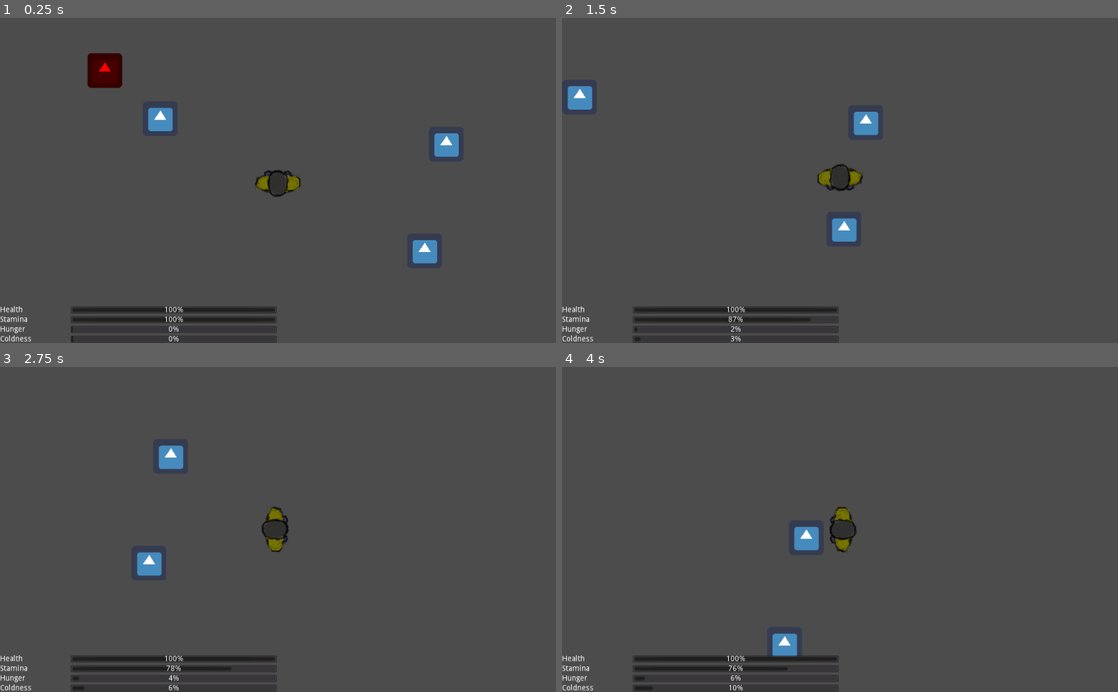
Above: before the commit, frames 1-4 (two rows, left to right).
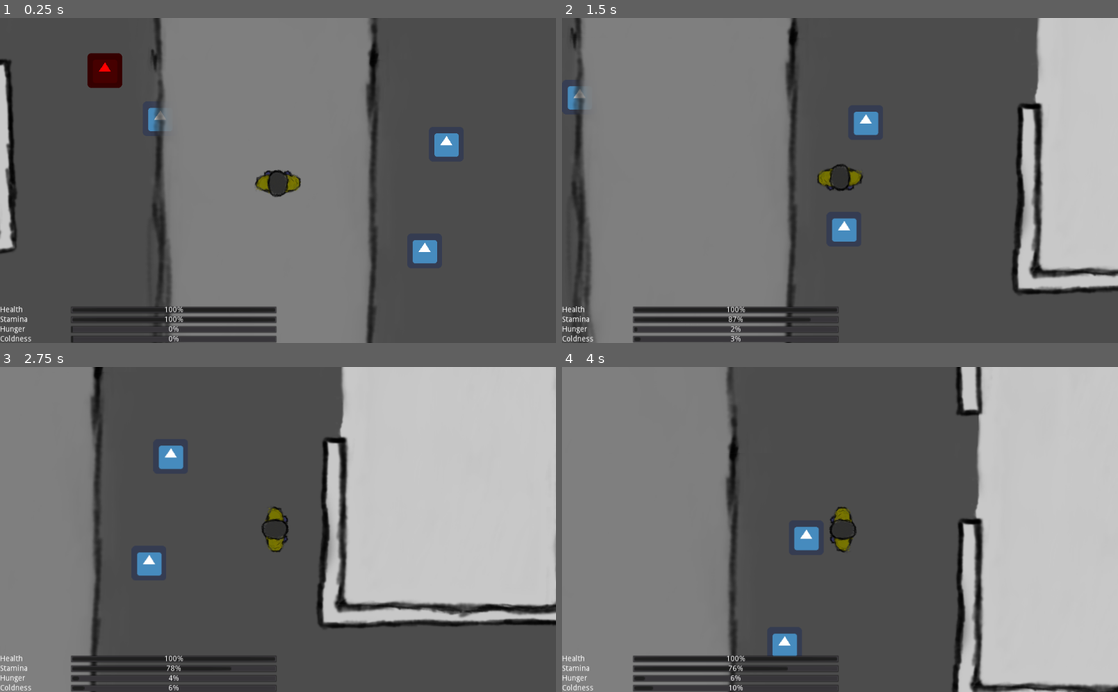
Above: after the commit, the same moments.

Repository: MilanVasko/ludum-dare-50
Game: Godot game, scene res://ingame/ingame.tscn
Same seed, same stepped clock (60 frames per second), same inputs: the game is played once before the commit and once after it. The engine's default icon, where the game draws it, is replaced by a stand-in: a white triangle on a blue panel in a dark square.
Inputs:
- Up to frame 1 (0.25 s): no input
- Up to frame 2 (1.5 s): tap Enter at 0.5 s; hold D (right) 0.53-1.28 s; hold Shift (run) 0.53-1.28 s; hold S (down) from 1.28 s (still down); tap E (use) at 1.35 s
- Up to frame 3 (2.75 s): tap Space at 2 s; release S (down) at 2.03 s; hold D (right) from 2.03 s (still down); hold Shift (run) from 2.03 s (still down)
- Up to frame 4 (4 s): release D (right) at 2.78 s; release Shift (run) at 2.78 s; hold W (up) 2.78-3.53 s; tap E (use) at 2.85 s; hold A (left) from 3.53 s (still down); hold Shift (run) from 3.53 s (still down)

The runs differ from the first frame. In frame 1, 37% of the frame differs, in the area x 0-69%, y 0-100%; in frame 2, 50%; in frame 3, 49%; in frame 4, 56%, in the area x 0-100%, y 0-100%.

Commit message:
A lot of debris + roads

Diff:
--- a/building/building.tscn
+++ b/building/building.tscn
@@ -1,50 +1,53 @@
-[gd_scene load_steps=10 format=2]
+[gd_scene load_steps=11 format=2]
 
-[ext_resource path="res://icon.png" type="Texture" id=1]
+[ext_resource path="res://building/building.png" type="Texture" id=1]
 [ext_resource path="res://warm_area/warm_area.tscn" type="PackedScene" id=2]
 [ext_resource path="res://building/building.gd" type="Script" id=3]
 [ext_resource path="res://food/spawn_point.tscn" type="PackedScene" id=4]
 [ext_resource path="res://radio/spawn_point.tscn" type="PackedScene" id=5]
 
 [sub_resource type="RectangleShape2D" id=1]
-extents = Vector2( 420, 5 )
+extents = Vector2( 420, 20.5 )
 
 [sub_resource type="RectangleShape2D" id=2]
-extents = Vector2( 186.25, 5 )
+extents = Vector2( 164.625, 22 )
 
 [sub_resource type="RectangleShape2D" id=3]
-extents = Vector2( 162, 5 )
+extents = Vector2( 171, 22 )
 
 [sub_resource type="RectangleShape2D" id=4]
-extents = Vector2( 5, 203.25 )
+extents = Vector2( 20.5, 242.5 )
+
+[sub_resource type="RectangleShape2D" id=5]
+extents = Vector2( 20.5, 231.5 )
 
 [node name="Building" type="StaticBody2D"]
 script = ExtResource( 3 )
 
 [node name="Sprite" type="Sprite" parent="."]
 modulate = Color( 0.788235, 0.788235, 0.788235, 1 )
-scale = Vector2( 13.08, 6.407 )
+position = Vector2( -4, -2 )
 texture = ExtResource( 1 )
 
 [node name="CollisionShape2D" type="CollisionShape2D" parent="."]
-position = Vector2( 0, -200 )
+position = Vector2( 0, -215.5 )
 shape = SubResource( 1 )
 
 [node name="CollisionShape2D2" type="CollisionShape2D" parent="."]
-position = Vector2( -234, 200 )
+position = Vector2( -255.625, 227 )
 shape = SubResource( 2 )
 
 [node name="CollisionShape2D3" type="CollisionShape2D" parent="."]
-position = Vector2( 255, 200 )
+position = Vector2( 275, 217 )
 shape = SubResource( 3 )
 
 [node name="CollisionShape2D4" type="CollisionShape2D" parent="."]
-position = Vector2( -415, 1.75 )
+position = Vector2( -426.5, 6.5 )
 shape = SubResource( 4 )
 
 [node name="CollisionShape2D5" type="CollisionShape2D" parent="."]
-position = Vector2( 415, 1.75 )
-shape = SubResource( 4 )
+position = Vector2( 426, -4.5 )
+shape = SubResource( 5 )
 
 [node name="WarmArea" parent="." instance=ExtResource( 2 )]
 scale = Vector2( 38.48, 17.08 )
--- /dev/null
+++ b/debris/debris.gd
@@ -0,0 +1,19 @@
+extends Node2D
+
+export(Array) var colors: Array
+
+var debris_scenes := [
+	preload("res://debris/debris1.tscn"),
+	preload("res://debris/debris2.tscn"),
+	preload("res://debris/debris3.tscn"),
+	preload("res://debris/debris4.tscn"),
+]
+
+func _ready() -> void:
+	var debris_scene: PackedScene = debris_scenes[randi() % debris_scenes.size()]
+	var instance: Node2D = debris_scene.instance()
+	instance.rotation = randf() * deg2rad(360.0)
+	instance.scale = Vector2.ONE * max(randf(), 0.8)
+	var sprite: Sprite = instance.get_node("Sprite")
+	sprite.modulate = colors[randi() % colors.size()]
+	add_child(instance)
--- /dev/null
+++ b/debris/debris1.tscn
@@ -0,0 +1,16 @@
+[gd_scene load_steps=3 format=2]
+
+[ext_resource path="res://debris/debris1.png" type="Texture" id=1]
+
+[sub_resource type="RectangleShape2D" id=1]
+extents = Vector2( 105, 107 )
+
+[node name="Debris1" type="StaticBody2D"]
+
+[node name="Sprite" type="Sprite" parent="."]
+texture = ExtResource( 1 )
+
+[node name="CollisionShape2D" type="CollisionShape2D" parent="."]
+position = Vector2( 5, -2 )
+rotation = -0.0120963
+shape = SubResource( 1 )
--- /dev/null
+++ b/debris/debris2.tscn
@@ -0,0 +1,32 @@
+[gd_scene load_steps=5 format=2]
+
+[ext_resource path="res://debris/debris2.png" type="Texture" id=1]
+
+[sub_resource type="RectangleShape2D" id=1]
+extents = Vector2( 57.5185, 115.654 )
+
+[sub_resource type="RectangleShape2D" id=2]
+extents = Vector2( 47.9995, 116.374 )
+
+[sub_resource type="RectangleShape2D" id=3]
+extents = Vector2( 34.0745, 112.024 )
+
+[node name="Debris2" type="StaticBody2D"]
+
+[node name="Sprite" type="Sprite" parent="."]
+texture = ExtResource( 1 )
+
+[node name="CollisionShape2D" type="CollisionShape2D" parent="."]
+position = Vector2( -29.0244, 2.0866 )
+rotation = 0.274428
+shape = SubResource( 1 )
+
+[node name="CollisionShape2D2" type="CollisionShape2D" parent="."]
+position = Vector2( -30.6367, 4.73242 )
+rotation = -0.356944
+shape = SubResource( 2 )
+
+[node name="CollisionShape2D3" type="CollisionShape2D" parent="."]
+position = Vector2( 34.0613, -3.39746 )
+rotation = 0.530373
+shape = SubResource( 3 )
--- /dev/null
+++ b/debris/debris3.tscn
@@ -0,0 +1,33 @@
+[gd_scene load_steps=5 format=2]
+
+[ext_resource path="res://debris/debris3.png" type="Texture" id=1]
+
+[sub_resource type="RectangleShape2D" id=1]
+extents = Vector2( 59.6849, 110.933 )
+
+[sub_resource type="RectangleShape2D" id=2]
+extents = Vector2( 59.6849, 115.669 )
+
+[sub_resource type="RectangleShape2D" id=3]
+extents = Vector2( 31.669, 99.2592 )
+
+[node name="Debris3" type="StaticBody2D"]
+
+[node name="Sprite" type="Sprite" parent="."]
+texture = ExtResource( 1 )
+
+[node name="CollisionShape2D" type="CollisionShape2D" parent="."]
+position = Vector2( -22.5362, -0.280276 )
+rotation = -0.169433
+shape = SubResource( 1 )
+
+[node name="CollisionShape2D2" type="CollisionShape2D" parent="."]
+position = Vector2( 27.1213, 8.65327 )
+rotation = 0.18664
+shape = SubResource( 2 )
+
+[node name="CollisionShape2D3" type="CollisionShape2D" parent="."]
+position = Vector2( -15, 28 )
+rotation = -1.13441
+scale = Vector2( 1, 1 )
+shape = SubResource( 3 )
--- /dev/null
+++ b/debris/debris4.tscn
@@ -0,0 +1,15 @@
+[gd_scene load_steps=3 format=2]
+
+[ext_resource path="res://debris/debris4.png" type="Texture" id=1]
+
+[sub_resource type="RectangleShape2D" id=1]
+extents = Vector2( 88, 97.5 )
+
+[node name="Debris4" type="StaticBody2D"]
+
+[node name="Sprite" type="Sprite" parent="."]
+texture = ExtResource( 1 )
+
+[node name="CollisionShape2D" type="CollisionShape2D" parent="."]
+position = Vector2( 1, -6 )
+shape = SubResource( 1 )
--- /dev/null
+++ b/debris/debris_spawner.tscn
@@ -0,0 +1,10 @@
+[gd_scene load_steps=2 format=2]
+
+[ext_resource path="res://debris/debris.gd" type="Script" id=1]
+
+[node name="DebrisSpawner" type="Position2D" groups=["debris_spawner"]]
+script = ExtResource( 1 )
+__meta__ = {
+"_gizmo_extents_": 105.0
+}
+colors = [ Color( 0.941176, 0.941176, 0.941176, 1 ), Color( 0.784314, 0.784314, 0.784314, 1 ), Color( 0.54902, 0.54902, 0.54902, 1 ), Color( 0.392157, 0.392157, 0.392157, 1 ), Color( 0.156863, 0.156863, 0.156863, 1 ) ]
--- /dev/null
+++ b/debris/destroyed_building.tscn
@@ -0,0 +1,3 @@
+[gd_scene format=2]
+
+[node name="DestroyedBuilding" type="Node2D"]
--- a/ingame/ingame.tscn
+++ b/ingame/ingame.tscn
@@ -1,9 +1,11 @@
-[gd_scene load_steps=7 format=2]
+[gd_scene load_steps=9 format=2]
 
 [ext_resource path="res://fire/fire.tscn" type="PackedScene" id=1]
 [ext_resource path="res://player/player.tscn" type="PackedScene" id=2]
 [ext_resource path="res://ingame_gui/ingame_gui.tscn" type="PackedScene" id=3]
 [ext_resource path="res://obstacle/obstacle.tscn" type="PackedScene" id=4]
+[ext_resource path="res://road/road.tscn" type="PackedScene" id=5]
+[ext_resource path="res://debris/debris_spawner.tscn" type="PackedScene" id=6]
 [ext_resource path="res://building/building.tscn" type="PackedScene" id=7]
 [ext_resource path="res://ingame/spawner.tscn" type="PackedScene" id=9]
 
@@ -27,29 +29,24 @@
 [node name="Fire" parent="." instance=ExtResource( 1 )]
 
 [node name="Building" parent="." instance=ExtResource( 7 )]
-position = Vector2( -1077, 180 )
+position = Vector2( -419, -106 )
 rotation = -1.58107
 
 [node name="Building2" parent="." instance=ExtResource( 7 )]
-position = Vector2( 1629, 99.9999 )
-rotation = -4.7801
+position = Vector2( 1150, 1.99999 )
+rotation = -4.6974
 
 [node name="Building3" parent="." instance=ExtResource( 7 )]
-position = Vector2( -303, 1697 )
-rotation = -3.0952
-scale = Vector2( 1, 1 )
+position = Vector2( -208, 2724 )
+rotation = -3.30965
 
 [node name="Building4" parent="." instance=ExtResource( 7 )]
-position = Vector2( 1540, 1706 )
+position = Vector2( 2346, 1802 )
 rotation = -3.16184
 
 [node name="Building5" parent="." instance=ExtResource( 7 )]
-position = Vector2( -371, -1503 )
-rotation = -6.303
-
-[node name="Building6" parent="." instance=ExtResource( 7 )]
-position = Vector2( 1492, -1463 )
-rotation = -6.02391
+position = Vector2( -351, -1647 )
+rotation = -6.25114
 
 [node name="Building7" parent="." instance=ExtResource( 7 )]
 position = Vector2( 3295, -1456 )
@@ -60,16 +57,151 @@
 rotation = -9.37038
 
 [node name="Building9" parent="." instance=ExtResource( 7 )]
-position = Vector2( 3160, 1773 )
+position = Vector2( 5459, 1316 )
 rotation = -11.249
 
 [node name="Building10" parent="." instance=ExtResource( 7 )]
-position = Vector2( -2273, 1504 )
+position = Vector2( -2959, 2742 )
 rotation = -8.27536
 
 [node name="Building11" parent="." instance=ExtResource( 7 )]
 position = Vector2( -2515, -1100 )
 rotation = -7.75537
 
+[node name="Road" parent="." instance=ExtResource( 5 )]
+position = Vector2( 292, 492 )
+
+[node name="Road2" parent="." instance=ExtResource( 5 )]
+position = Vector2( 292, -532 )
+
+[node name="Road3" parent="." instance=ExtResource( 5 )]
+position = Vector2( 391, -998 )
+rotation = 1.64304
+
+[node name="Road8" parent="." instance=ExtResource( 5 )]
+position = Vector2( -618, -1036 )
+rotation = 1.57319
+
+[node name="Road4" parent="." instance=ExtResource( 5 )]
+position = Vector2( 1412, -924 )
+rotation = 1.64304
+
+[node name="Road9" parent="." instance=ExtResource( 5 )]
+position = Vector2( 1461, 1126 )
+rotation = 1.48881
+
+[node name="Road14" parent="." instance=ExtResource( 5 )]
+position = Vector2( 460, 1231 )
+rotation = 1.44935
+
+[node name="Road15" parent="." instance=ExtResource( 5 )]
+position = Vector2( -537, 1378 )
+rotation = 1.40322
+
+[node name="Road10" parent="." instance=ExtResource( 5 )]
+position = Vector2( 2469, 1071 )
+rotation = 1.54253
+
+[node name="Road11" parent="." instance=ExtResource( 5 )]
+position = Vector2( 3458, 988 )
+rotation = 1.43086
+
+[node name="Road12" parent="." instance=ExtResource( 5 )]
+position = Vector2( 4436, 794 )
+rotation = 1.32003
+
+[node name="Road13" parent="." instance=ExtResource( 5 )]
+position = Vector2( 5397, 507 )
+rotation = 1.24566
+
+[node name="Road5" parent="." instance=ExtResource( 5 )]
+position = Vector2( 2418, -852 )
+rotation = 1.64304
+
+[node name="Road6" parent="." instance=ExtResource( 5 )]
+position = Vector2( 3423, -817 )
+rotation = 1.5699
+
+[node name="Road7" parent="." instance=ExtResource( 5 )]
+position = Vector2( 4444, -819 )
+rotation = 1.5699
+
 [node name="Player" parent="." instance=ExtResource( 2 )]
 position = Vector2( 319, 203 )
+
+[node name="DebrisSpawners" type="Node2D" parent="."]
+
+[node name="DebrisSpawner" parent="DebrisSpawners" instance=ExtResource( 6 )]
+position = Vector2( -372, 491 )
+
+[node name="DebrisSpawner2" parent="DebrisSpawners" instance=ExtResource( 6 )]
+position = Vector2( -196, 637 )
+
+[node name="DebrisSpawner3" parent="DebrisSpawners" instance=ExtResource( 6 )]
+position = Vector2( -394, 671 )
+
+[node name="DebrisSpawner4" parent="DebrisSpawners" instance=ExtResource( 6 )]
+position = Vector2( -104, 775 )
+
+[node name="DebrisSpawner5" parent="DebrisSpawners" instance=ExtResource( 6 )]
+position = Vector2( -300, 839 )
+
+[node name="DebrisSpawner6" parent="DebrisSpawners" instance=ExtResource( 6 )]
+position = Vector2( -574, 617 )
+
+[node name="DebrisSpawner7" parent="DebrisSpawners" instance=ExtResource( 6 )]
+position = Vector2( -850, -704 )
+
+[node name="DebrisSpawner8" parent="DebrisSpawners" instance=ExtResource( 6 )]
+position = Vector2( -1043, -689 )
+
+[node name="DebrisSpawner9" parent="DebrisSpawners" instance=ExtResource( 6 )]
+position = Vector2( -949, -538 )
+
+[node name="DebrisSpawner10" parent="DebrisSpawners" instance=ExtResource( 6 )]
+position = Vector2( -1160, -530 )
+
+[node name="DebrisSpawner11" parent="DebrisSpawners" instance=ExtResource( 6 )]
+position = Vector2( -1107, 1044 )
+
+[node name="DebrisSpawner12" parent="DebrisSpawners" instance=ExtResource( 6 )]
+position = Vector2( -873, 1055 )
+
+[node name="DebrisSpawner13" parent="DebrisSpawners" instance=ExtResource( 6 )]
+position = Vector2( 465, 2403 )
+
+[node name="DebrisSpawner14" parent="DebrisSpawners" instance=ExtResource( 6 )]
+position = Vector2( 693, 2546 )
+
+[node name="DebrisSpawner15" parent="DebrisSpawners" instance=ExtResource( 6 )]
+position = Vector2( 629, 2311 )
+
+[node name="DebrisSpawner16" parent="DebrisSpawners" instance=ExtResource( 6 )]
+position = Vector2( 893, 2361 )
+
+[node name="DebrisSpawner17" parent="DebrisSpawners" instance=ExtResource( 6 )]
+position = Vector2( 772, 2083 )
+
+[node name="DebrisSpawner18" parent="DebrisSpawners" instance=ExtResource( 6 )]
+position = Vector2( 1071, 2475 )
+
+[node name="DebrisSpawner19" parent="DebrisSpawners" instance=ExtResource( 6 )]
+position = Vector2( 1299, 2618 )
+
+[node name="DebrisSpawner20" parent="DebrisSpawners" instance=ExtResource( 6 )]
+position = Vector2( 1235, 2383 )
+
+[node name="DebrisSpawner21" parent="DebrisSpawners" instance=ExtResource( 6 )]
+position = Vector2( 1499, 2433 )
+
+[node name="DebrisSpawner22" parent="DebrisSpawners" instance=ExtResource( 6 )]
+position = Vector2( 1378, 2155 )
+
+[node name="DebrisSpawner23" parent="DebrisSpawners" instance=ExtResource( 6 )]
+position = Vector2( 993, 2134 )
+
+[node name="DebrisSpawner24" parent="DebrisSpawners" instance=ExtResource( 6 )]
+position = Vector2( 1257, 2184 )
+
+[node name="DebrisSpawner25" parent="DebrisSpawners" instance=ExtResource( 6 )]
+position = Vector2( 1136, 1906 )
--- /dev/null
+++ b/road/road.tscn
@@ -0,0 +1,7 @@
+[gd_scene load_steps=2 format=2]
+
+[ext_resource path="res://road/road.png" type="Texture" id=1]
+
+[node name="Road" type="Sprite"]
+modulate = Color( 0.501961, 0.501961, 0.501961, 1 )
+texture = ExtResource( 1 )
Binary file added: building/building.png
Not shown, added: building/building.png.import
Binary file added: debris/debris1.png
Not shown, added: debris/debris1.png.import
Binary file added: debris/debris2.png
Not shown, added: debris/debris2.png.import
Binary file added: debris/debris3.png
Not shown, added: debris/debris3.png.import
Binary file added: debris/debris4.png
Not shown, added: debris/debris4.png.import
Binary file added: road/road.png
Not shown, added: road/road.png.import
(and 7 more such lines)
